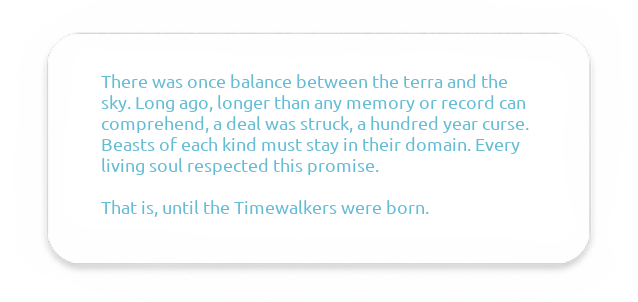
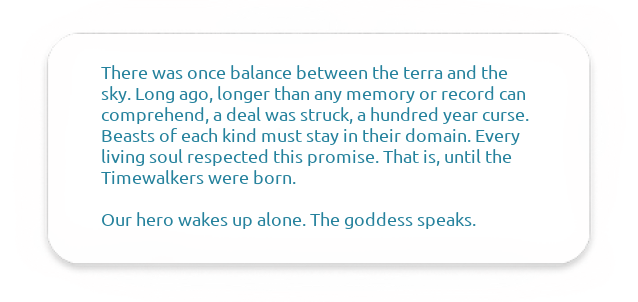
Comparing the layer stacks of the two (638, 302) images. Changes:
painted on "There was once balance between..." over [101, 65, 529, 229]
